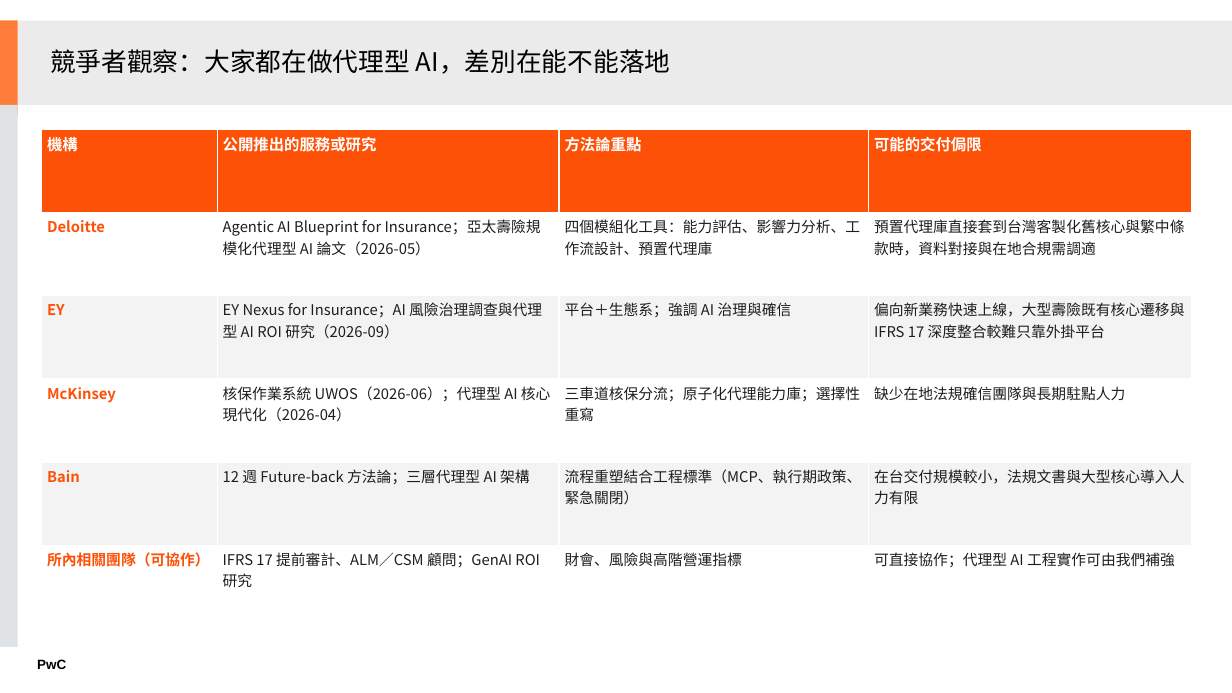
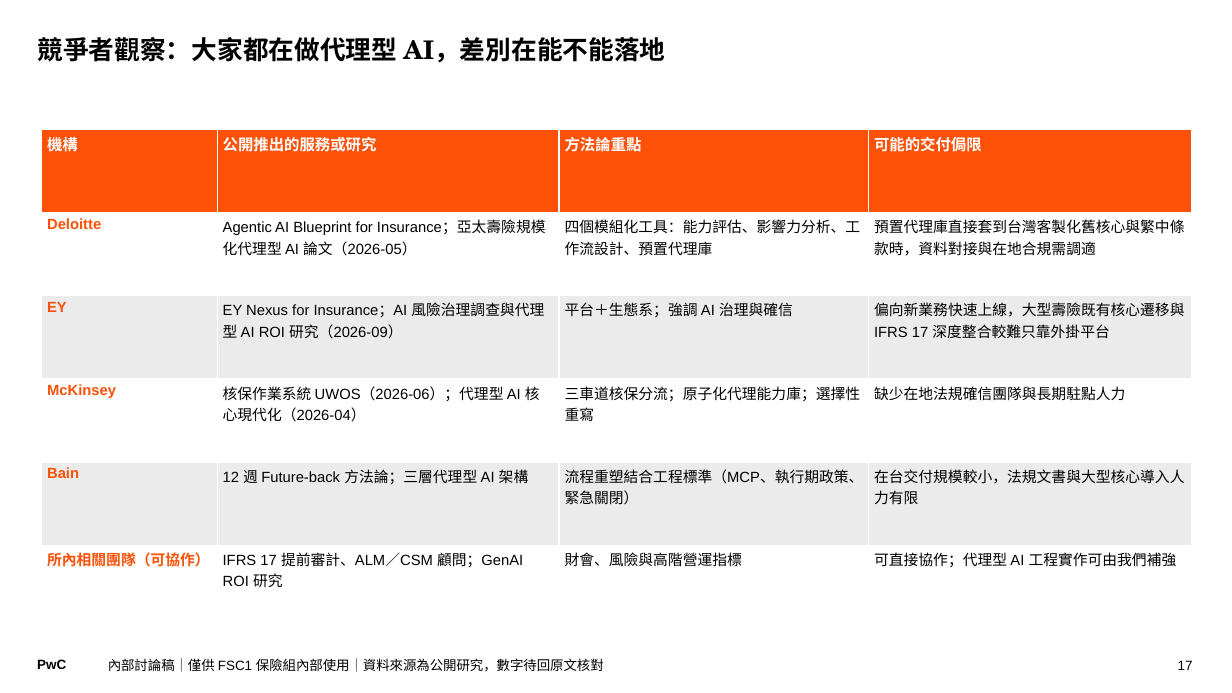
Before and after one commit to Robshao/PwC_FSC1, a slide deck: slide 17 of research/insurtech-2026/保險科技研究_內部討論稿.pptx. Drawn at 1232x693 pixels with LibreOffice and Linux fonts; fonts in the diff are those of the drawing. Boxes give left, top, right and bottom in pixels: in the first picture for what was removed or moved away, otherwise in the second. Text is boxed around its words. In the diff, an @@ line names an element or a change of style, - is before the commit and + after.

```diff
--- a/research/insurtech-2026/保險科技研究_內部討論稿.pptx
+++ b/research/insurtech-2026/保險科技研究_內部討論稿.pptx
@@ rectangle removed at (0,20,18,115) @@
@@ rectangle removed at (18,20,1232,104) @@
@@ title "競爭者觀察：大家都在做代理型 AI，差別在能不能落地": place and size @@
-title "競爭者觀察：大家都在做代理型 AI，差別在能不能落地" at (50,49,671,74)
+title "競爭者觀察：大家都在做代理型 AI，差別在能不能落地" at (37,37,665,63)
@@ title "競爭者觀察：大家都在做代理型 AI，差別在能不能落地" at (37,37,665,63): font Noto Sans CJK TC to TeX Gyre Schola, bold on; line spacing 0.85 to 0.9; vertical alignment middle to top @@
@@ rectangle removed at (0,105,18,648) @@
@@ table at (42,129,1192,628) @@
@@ fill #F3F3F3 to #EBEBEB in 8 cells @@
@@ font Noto Sans CJK TC to Arial @@
@@ text colour #1E1E1E to #000000 in "Agentic AI Blueprint for Insurance；亞太壽險規模化代理型 AI 論文（2026-05）", "四個模組化工具：能力評估、影響力分析、工作流設計、預置代理庫", "預置代理庫直接套到台灣客製化舊核心與繁中條款時，資料對接與在地合規需調適", "EY Nexus for Insurance；AI 風險治理調查與代理型 AI ROI ..." and 11 more places @@
@@ text added at (108,658,604,672), 10.5 pt, text #000000 @@
+內部討論稿｜僅供 FSC1 保險組內部使用｜資料來源為公開研究，數字待回原文核對
@@ page number added at (1178,660,1193,670), 10.5 pt, text #000000 @@
+17
```
Also in this commit, not shown: 20 other slides changed, 9 other files.
